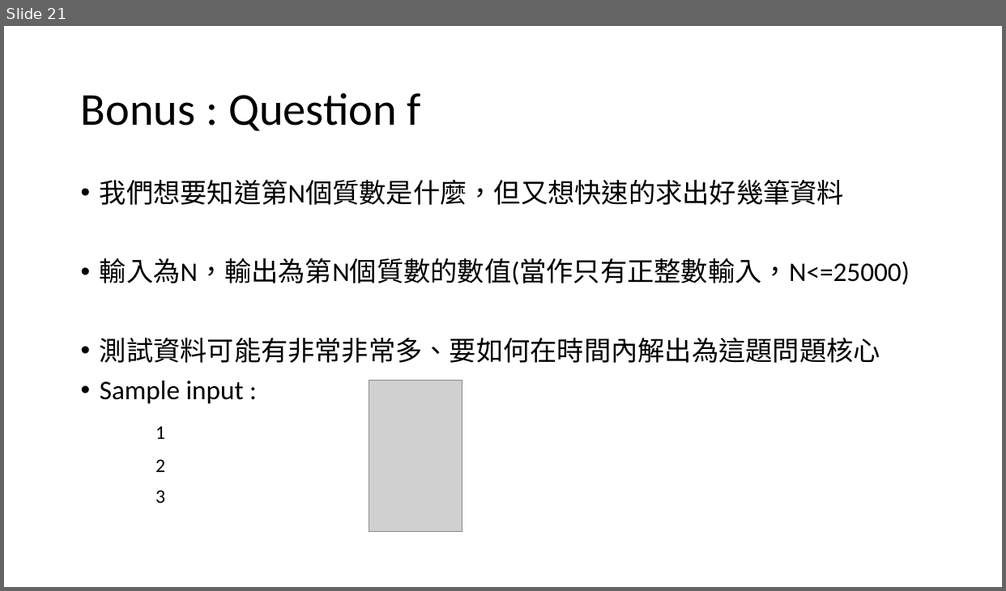
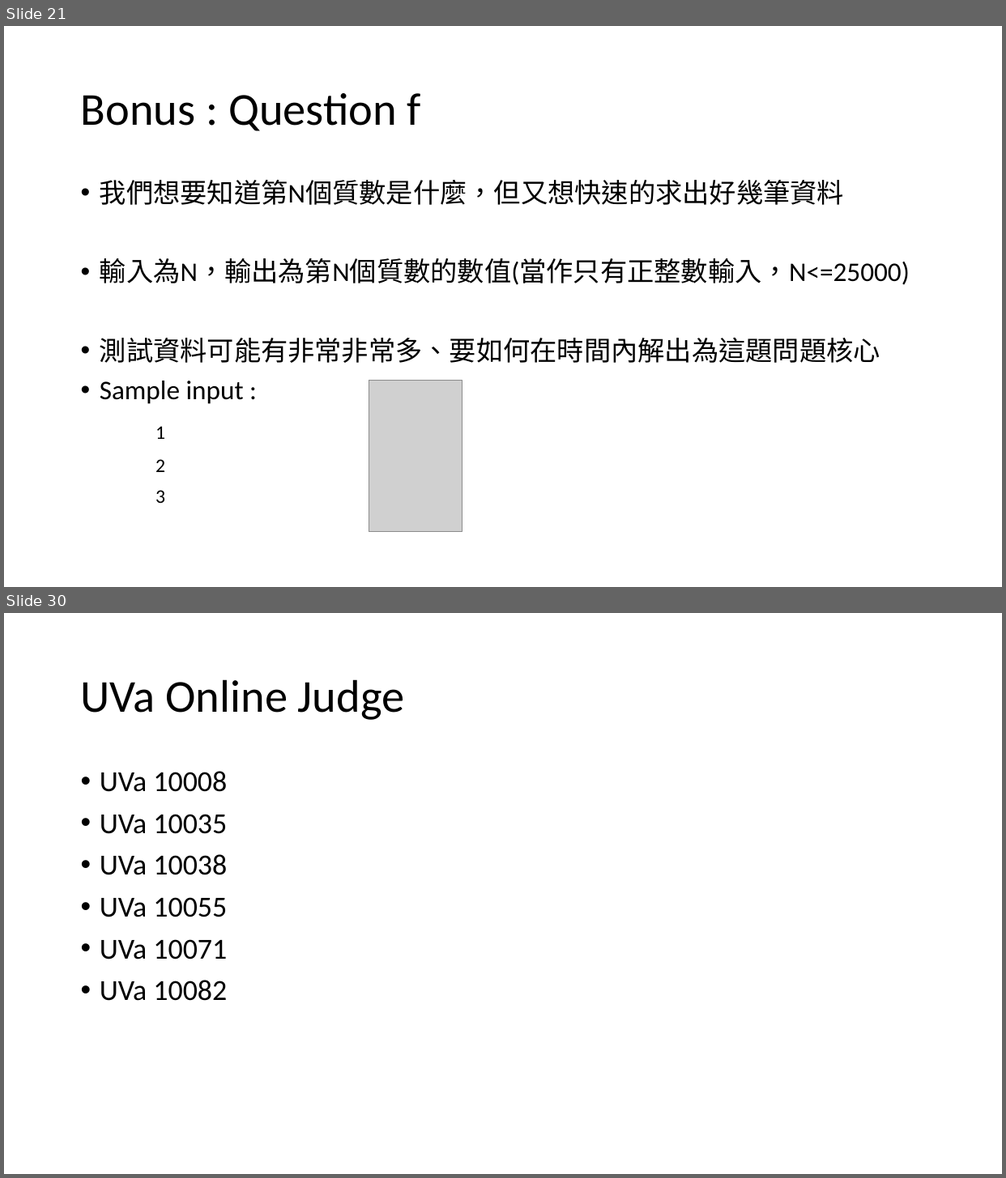
Before and after one commit to TheLurkingCat/Introduction-to-Computers-and-Programming, a slide deck: hw5/hw5.pptx. Shown one above the other, each under a label of ours: slide 21 before the commit, slides 21 and 30 after it; the slides between them are not shown. The pictures are 1006x591 and 1006x1178 pixels, drawn with LibreOffice and Linux fonts; fonts in the diff are those of the drawing; grey boxes stand for pictures. Boxes give left, top, right and bottom in pixels: in the first picture for what was removed or moved away, otherwise in the second. Text is boxed around its words. In the diff, an @@ line names an element or a change of style, - is before the commit and + after.

```diff
--- a/hw5/hw5.pptx
+++ b/hw5/hw5.pptx
@@ slide 30 added at (x1=4, y1=613, x2=1002, y2=1174), background #FFFFFF @@
@@ title added at (x1=81, y1=679, x2=404, y2=720), 44 pt, text #000000 @@
+UVa Online Judge
@@ text added at (x1=100, y1=771, x2=227, y2=1001), 28 pt, text #000000 @@
+• UVa 10008
+• UVa 10035
+• UVa 10038
+• UVa 10055
+• UVa 10071
+• UVa 10082
```
Also in this commit, not shown: 3 slides changed, 13 other slides added, 3 other files.
